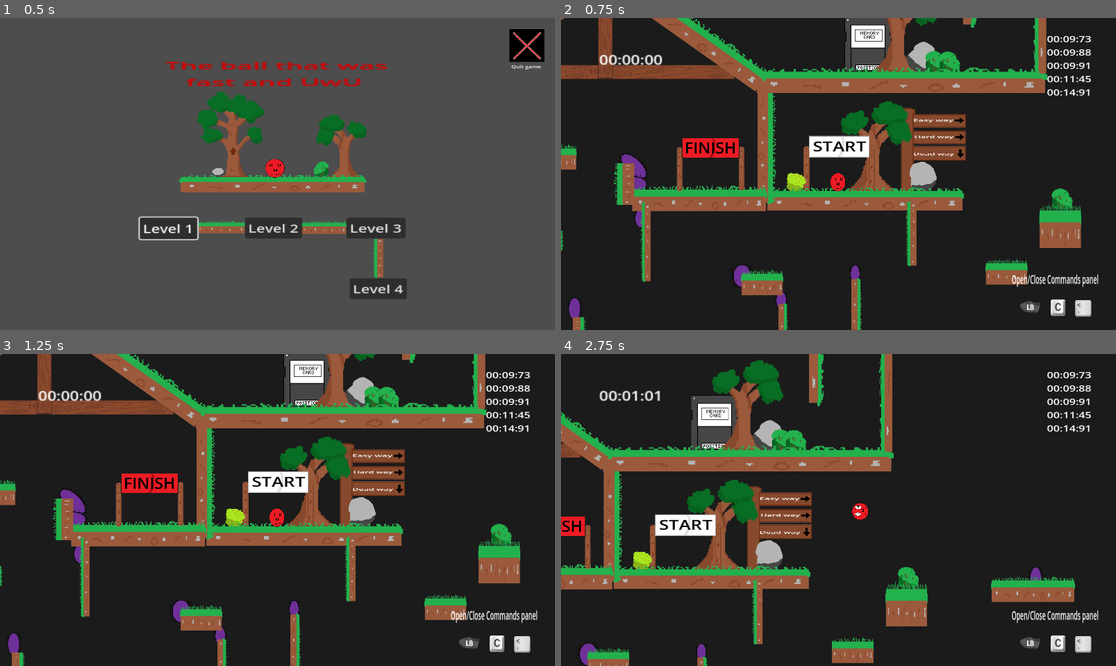
Above: before the commit, frames 1-4 (two rows, left to right).
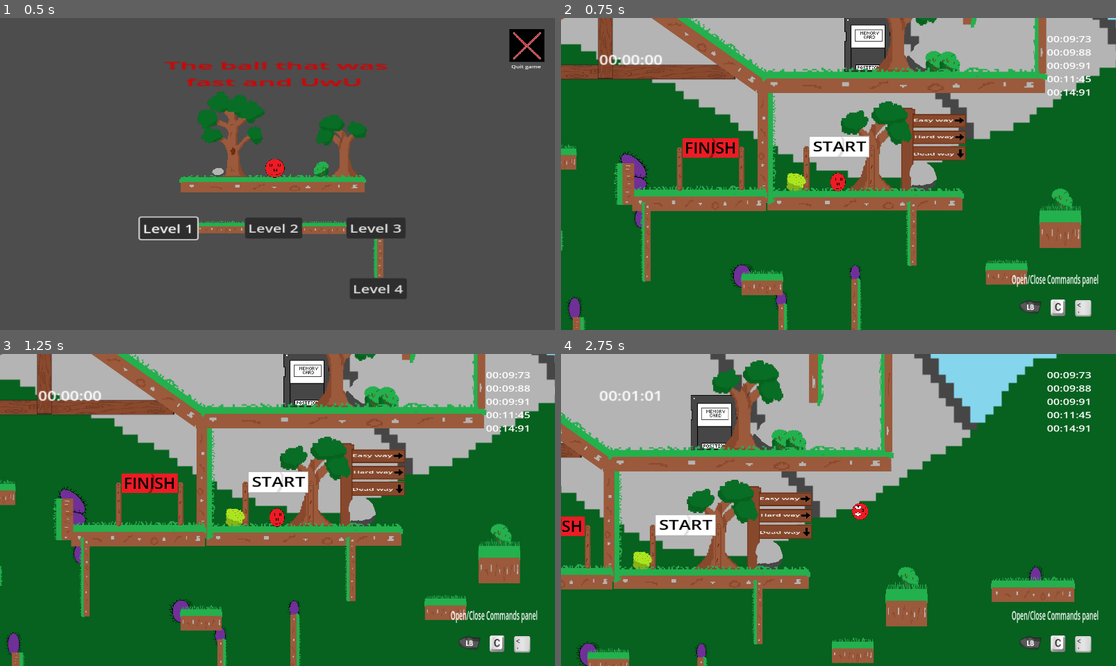
Above: after the commit, the same moments.

Repository: Mahnwe/TheBallThatWasUwU
Game: Godot game, scene res://Scenes/menu.tscn
Same seed, same stepped clock (60 frames per second), same inputs: the game is played once before the commit and once after it.
Inputs (mouse positions are in pixels of both pictures, inside the frame that each line leads up to):
- Up to frame 1 (0.5 s): no input
- Up to frame 2 (0.75 s): click "Level 1" at 0.5 s
- Up to frame 3 (1.25 s): no input
- Up to frame 4 (2.75 s): tap Enter at 1.25 s; move the mouse to (960, 494) at 1.27 s; hold D (move_right) from 1.28 s (still down); tap X (dash) at 1.35 s; click (960, 494) at 1.42 s; tap Space (jump) at 1.52, 2.27 s; move the mouse to (727, 525) at 2.02 s; tap F (next_level) at 2.1 s

Frame 1 is identical in both runs. In frame 2, 74% of the frame differs, in the area x 0-100%, y 0-100%; in frame 3, 75%; in frame 4, 78%.

Commit message:
Add a new placeholder sprite for background and put it in level 1

Diff:
--- a/Scenes/level1.tscn
+++ b/Scenes/level1.tscn
@@ -20,6 +20,7 @@
 [ext_resource type="PackedScene" uid="uid://dd6m23uhhgmfy" path="res://Scenes/branches_bush.tscn" id="18_ebilh"]
 [ext_resource type="PackedScene" uid="uid://e0nrigj8kq3x" path="res://Scenes/berry_bush.tscn" id="19_8uqwt"]
 [ext_resource type="PackedScene" uid="uid://d1i4adf8kr3mh" path="res://Scenes/wooden_plank.tscn" id="20_fheu7"]
+[ext_resource type="Texture2D" uid="uid://cd0atekan6dh1" path="res://Arts/BackgroundSprite/BackgroundSprite2.png" id="21_qylvv"]
 
 [node name="Level1" type="Node2D"]
 script = ExtResource("1_viwub")
@@ -602,12 +603,19 @@
 scale = Vector2(0.160002, 1)
 
 [node name="ColorRect" type="ColorRect" parent="."]
+visible = false
 z_index = -20
 offset_left = -2785.0
 offset_top = -1107.0
 offset_right = 925.0
 offset_bottom = 1022.0
 color = Color(0.10748, 0.10748, 0.10748, 1)
+
+[node name="Sprite2D" type="Sprite2D" parent="."]
+z_index = -20
+position = Vector2(-923.5, -60)
+scale = Vector2(2.87911, 2.8913)
+texture = ExtResource("21_qylvv")
 
 [connection signal="player_exited_game_area" from="GameArea" to="." method="_on_game_area_player_exited_game_area"]
 [connection signal="player_exited_start_area" from="StartArea" to="." method="_on_start_area_player_exited_start_area"]
Binary file added: Arts/BackgroundSprite/BackgroundSprite.png
Not shown, added: Arts/BackgroundSprite/BackgroundSprite.png.import
Binary file added: Arts/BackgroundSprite/BackgroundSprite2.png
Not shown, added: Arts/BackgroundSprite/BackgroundSprite2.png.import
Not shown: 1 places in Scenes/level1.tscn that only renumber resources
